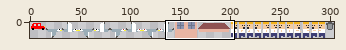
Sprite sheet -- assets/spritesheet.png. The first picture is a wide view before the edit; the outline marks the close-up.
Close-up. Before:
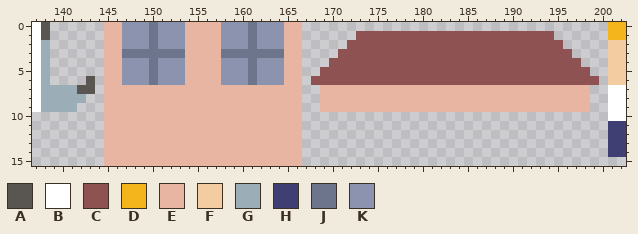
The file is 304x16 pixels. Shown: x 137..202, y 0..15.
Palette (. is transparent): A #595652  B #ffffff  C #8e5252  D #f4b41b  E #e9b5a3  F #f4cca1  G #9badb7  H #3f3f74  J #6d758d  K #8b93af
Pixels before, first column x 137:
 0 BA......EEKKKJKKKEEEEKKKJKKKEE..................................DD
 1 BA......EEKKKJKKKEEEEKKKJKKKEE......CCCCCCCCCCCCCCCCCCCCCC......DD
 2 BG......EEKKKJKKKEEEEKKKJKKKEE.....CCCCCCCCCCCCCCCCCCCCCCCC.....FF
 3 BG......EEJJJJJJJEEEEJJJJJJJEE....CCCCCCCCCCCCCCCCCCCCCCCCCC....FF
 4 BG......EEKKKJKKKEEEEKKKJKKKEE...CCCCCCCCCCCCCCCCCCCCCCCCCCCC...FF
 5 BG......EEKKKJKKKEEEEKKKJKKKEE..CCCCCCCCCCCCCCCCCCCCCCCCCCCCCC..FF
 6 BG....A.EEKKKJKKKEEEEKKKJKKKEE.CCCCCCCCCCCCCCCCCCCCCCCCCCCCCCCC.FF
 7 BGGGGAA.EEEEEEEEEEEEEEEEEEEEEE..EEEEEEEEEEEEEEEEEEEEEEEEEEEEEE..BB
 8 BGGGGG..EEEEEEEEEEEEEEEEEEEEEE..EEEEEEEEEEEEEEEEEEEEEEEEEEEEEE..BB
 9 BGGGG...EEEEEEEEEEEEEEEEEEEEEE..EEEEEEEEEEEEEEEEEEEEEEEEEEEEEE..BB
10 ........EEEEEEEEEEEEEEEEEEEEEE..................................BB
11 ........EEEEEEEEEEEEEEEEEEEEEE..................................HH
12 ........EEEEEEEEEEEEEEEEEEEEEE..................................HH
13 ........EEEEEEEEEEEEEEEEEEEEEE..................................HH
14 ........EEEEEEEEEEEEEEEEEEEEEE..................................HH
15 ........EEEEEEEEEEEEEEEEEEEEEE....................................
New version:
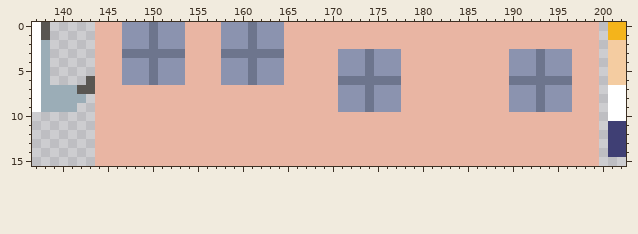
Changes in this commit:
{"y":0,"x":144,"old":".","new":"E"}
{"y":0,"x":167,"old":".................................","new":"EEEEEEEEEEEEEEEEEEEEEEEEEEEEEEEEE"}
{"y":1,"x":144,"old":".","new":"E"}
{"y":1,"x":167,"old":"......CCCCCCCCCCCCCCCCCCCCCC.....","new":"EEEEEEEEEEEEEEEEEEEEEEEEEEEEEEEEE"}
{"y":2,"x":144,"old":".","new":"E"}
{"y":2,"x":167,"old":".....CCCCCCCCCCCCCCCCCCCCCCCC....","new":"EEEEEEEEEEEEEEEEEEEEEEEEEEEEEEEEE"}
{"y":3,"x":144,"old":".","new":"E"}
{"y":3,"x":167,"old":"....CCCCCCCCCCCCCCCCCCCCCCCCCC...","new":"EEEEKKKJKKKEEEEEEEEEEEEKKKJKKKEEE"}
{"y":4,"x":144,"old":".","new":"E"}
{"y":4,"x":167,"old":"...CCCCCCCCCCCCCCCCCCCCCCCCCCCC..","new":"EEEEKKKJKKKEEEEEEEEEEEEKKKJKKKEEE"}
{"y":5,"x":144,"old":".","new":"E"}
{"y":5,"x":167,"old":"..CCCCCCCCCCCCCCCCCCCCCCCCCCCCCC.","new":"EEEEKKKJKKKEEEEEEEEEEEEKKKJKKKEEE"}
{"y":6,"x":144,"old":".","new":"E"}
{"y":6,"x":167,"old":".CCCCCCCCCCCCCCCCCCCCCCCCCCCCCCCC","new":"EEEEJJJJJJJEEEEEEEEEEEEJJJJJJJEEE"}
{"y":7,"x":144,"old":".","new":"E"}
{"y":7,"x":167,"old":"..","new":"EE"}
{"y":7,"x":171,"old":"EEEEEEE","new":"KKKJKKK"}
{"y":7,"x":190,"old":"EEEEEEE","new":"KKKJKKK"}
{"y":7,"x":199,"old":".","new":"E"}
{"y":8,"x":144,"old":".","new":"E"}
{"y":8,"x":167,"old":"..","new":"EE"}
{"y":8,"x":171,"old":"EEEEEEE","new":"KKKJKKK"}
{"y":8,"x":190,"old":"EEEEEEE","new":"KKKJKKK"}
{"y":8,"x":199,"old":".","new":"E"}
{"y":9,"x":144,"old":".","new":"E"}
{"y":9,"x":167,"old":"..","new":"EE"}
{"y":9,"x":171,"old":"EEEEEEE","new":"KKKJKKK"}
{"y":9,"x":190,"old":"EEEEEEE","new":"KKKJKKK"}
{"y":9,"x":199,"old":".","new":"E"}
{"y":10,"x":144,"old":".","new":"E"}
{"y":10,"x":167,"old":".................................","new":"EEEEEEEEEEEEEEEEEEEEEEEEEEEEEEEEE"}
{"y":11,"x":144,"old":".","new":"E"}
{"y":11,"x":167,"old":".................................","new":"EEEEEEEEEEEEEEEEEEEEEEEEEEEEEEEEE"}
{"y":12,"x":144,"old":".","new":"E"}
{"y":12,"x":167,"old":".................................","new":"EEEEEEEEEEEEEEEEEEEEEEEEEEEEEEEEE"}
{"y":13,"x":144,"old":".","new":"E"}
{"y":13,"x":167,"old":".................................","new":"EEEEEEEEEEEEEEEEEEEEEEEEEEEEEEEEE"}
{"y":14,"x":144,"old":".","new":"E"}
{"y":14,"x":167,"old":".................................","new":"EEEEEEEEEEEEEEEEEEEEEEEEEEEEEEEEE"}
{"y":15,"x":144,"old":".","new":"E"}
{"y":15,"x":167,"old":".................................","new":"EEEEEEEEEEEEEEEEEEEEEEEEEEEEEEEEE"}
{"label":"added","picture_box":[95,22,104,166]}
{"label":"changed","picture_box":[302,22,599,166]}
